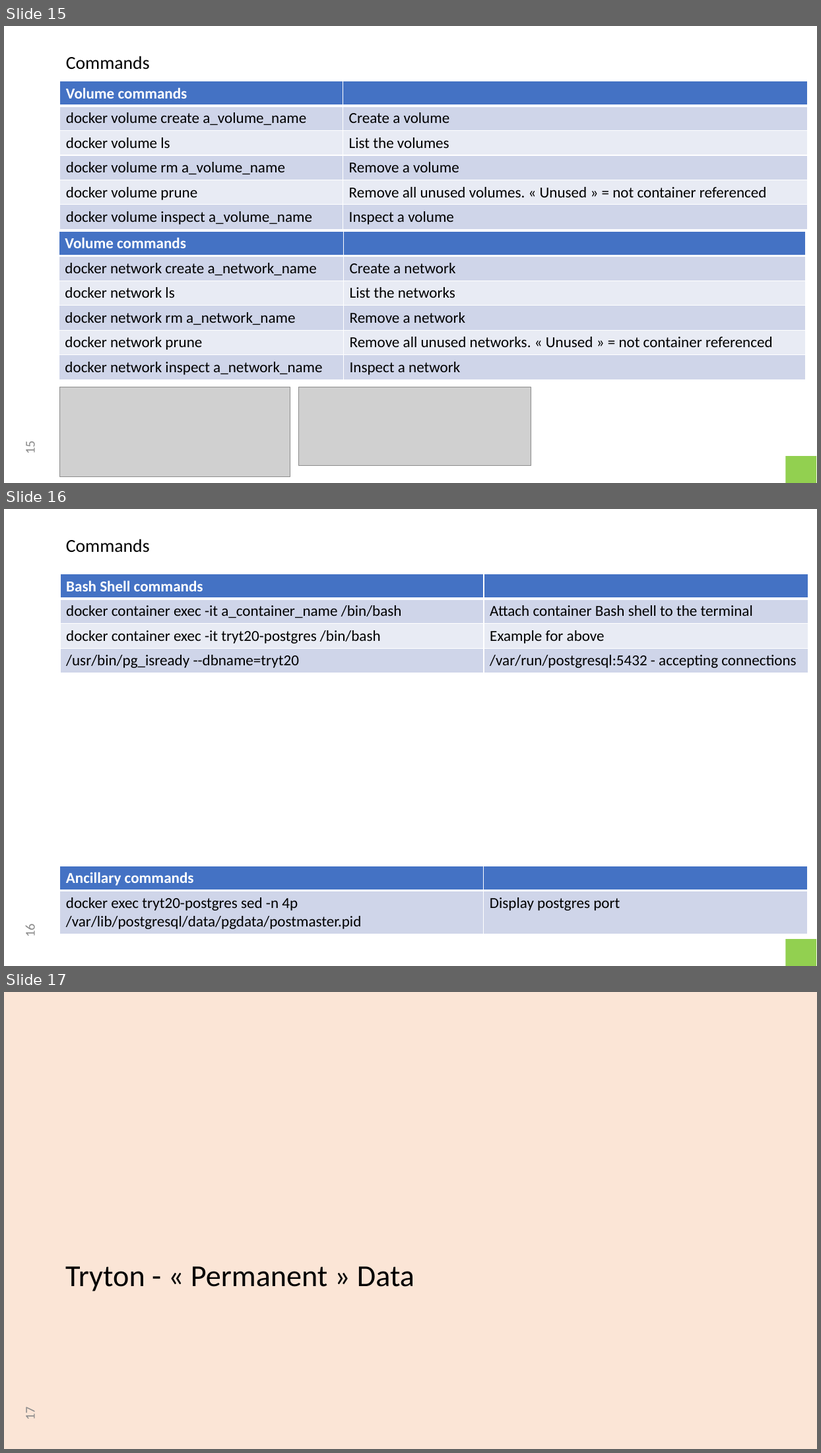
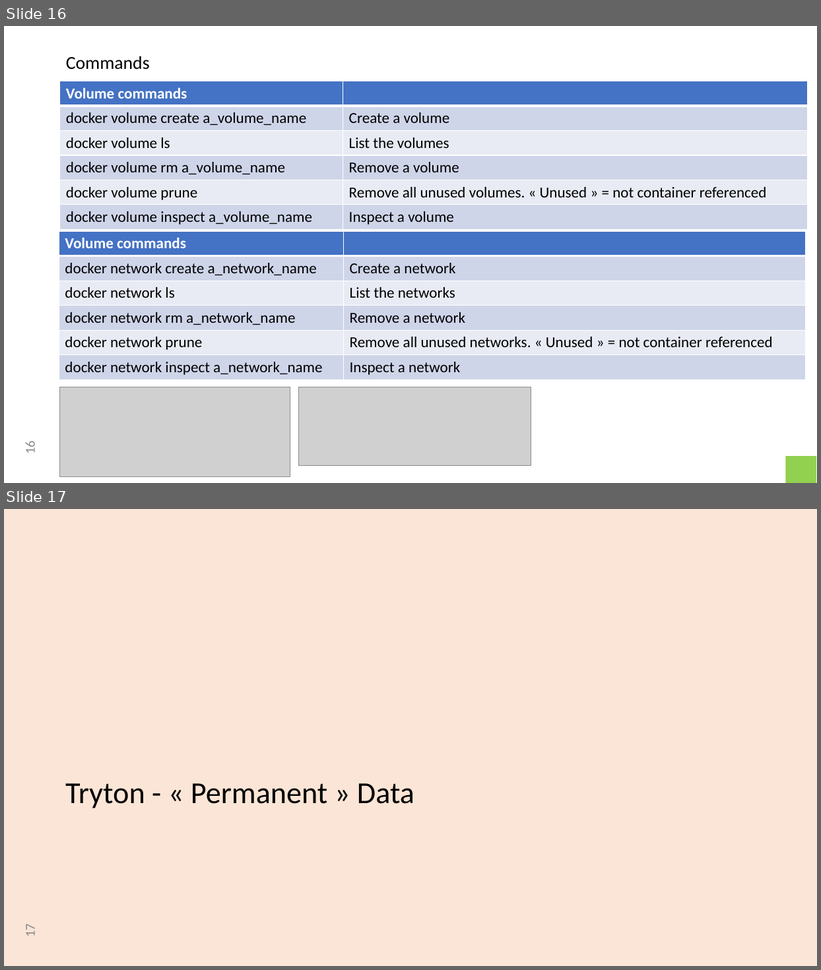
Before and after one commit to clixwise/tryton-by-example, a slide deck: 5.8/Tryton 5.8 - Doc 01.01 - Installation & administration.pptx. Shown one above the other, each under a label of ours: slides 15, 16 and 17 before the commit, slides 16 and 17 after it. The pictures are 821x1453 and 821x970 pixels, drawn with LibreOffice and Linux fonts; fonts in the diff are those of the drawing; grey boxes stand for pictures. Boxes give left, top, right and bottom in pixels: in the first picture for what was removed or moved away, otherwise in the second. Text is boxed around its words. In the diff, an @@ line names an element or a change of style, - is before the commit and + after.

```diff
--- a/5.8/Tryton 5.8 - Doc 01.01 - Installation & administration.pptx
+++ b/5.8/Tryton 5.8 - Doc 01.01 - Installation & administration.pptx
@@ slide 16 removed at box(4, 509, 817, 966), background #FFFFFF @@
@@ title removed at box(66, 539, 150, 553) @@
-Commands
@@ table removed at box(60, 574, 809, 673), 4 rows, 2 columns @@
-Bash Shell commands | 
-docker container exec -it a_container_name /bin/bash | Attach container Bash shell to the terminal
-docker container exec -it tryt20-postgres /bin/bash | Example for above
-/usr/bin/pg_isready --dbname=tryt20 | /var/run/postgresql:5432 - accepting connections
@@ table removed at box(60, 867, 809, 934), 2 rows, 2 columns @@
-Ancillary commands | 
-docker exec tryt20-postgres sed -n 4p /var/lib/postgresql/data/pgdata/postmaster.pid | Display postgres port
@@ page number removed at box(22, 925, 38, 936) @@
-16
@@ rectangle removed at box(786, 940, 817, 966) @@
@@ what was slide 15 is now slide 16 @@
@@ page number at box(22, 442, 38, 453): text changed @@
-15
+16
```
Also in this commit, not shown: 3 slides changed, 1 slide added, 8 other files.
